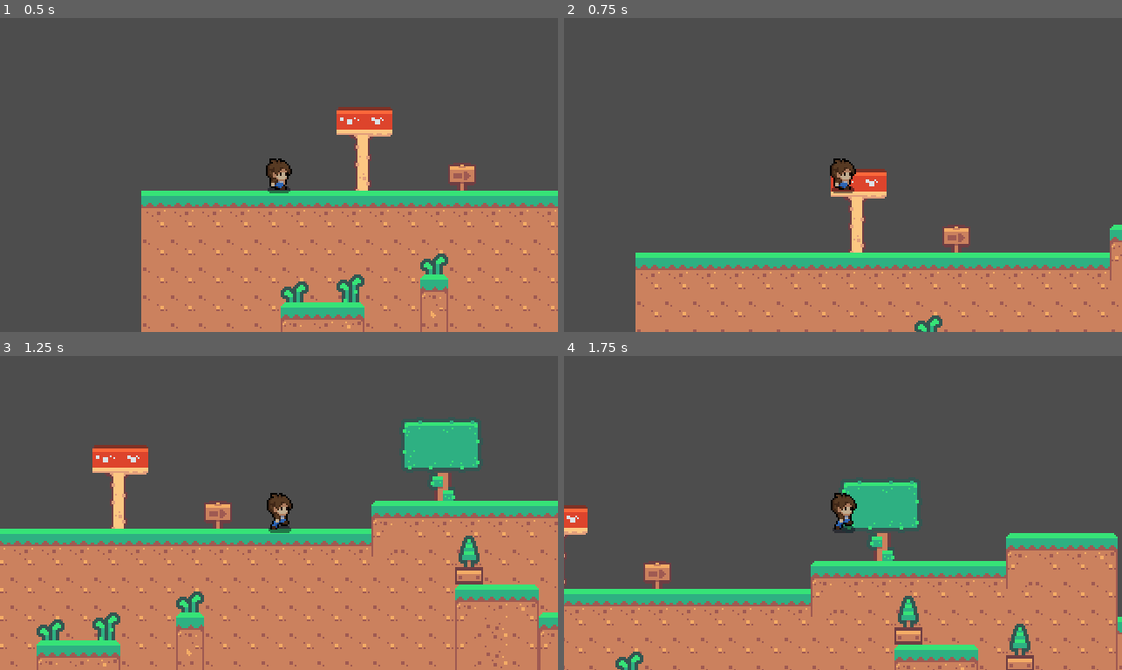
Above: before the commit, frames 1-4 (two rows, left to right).
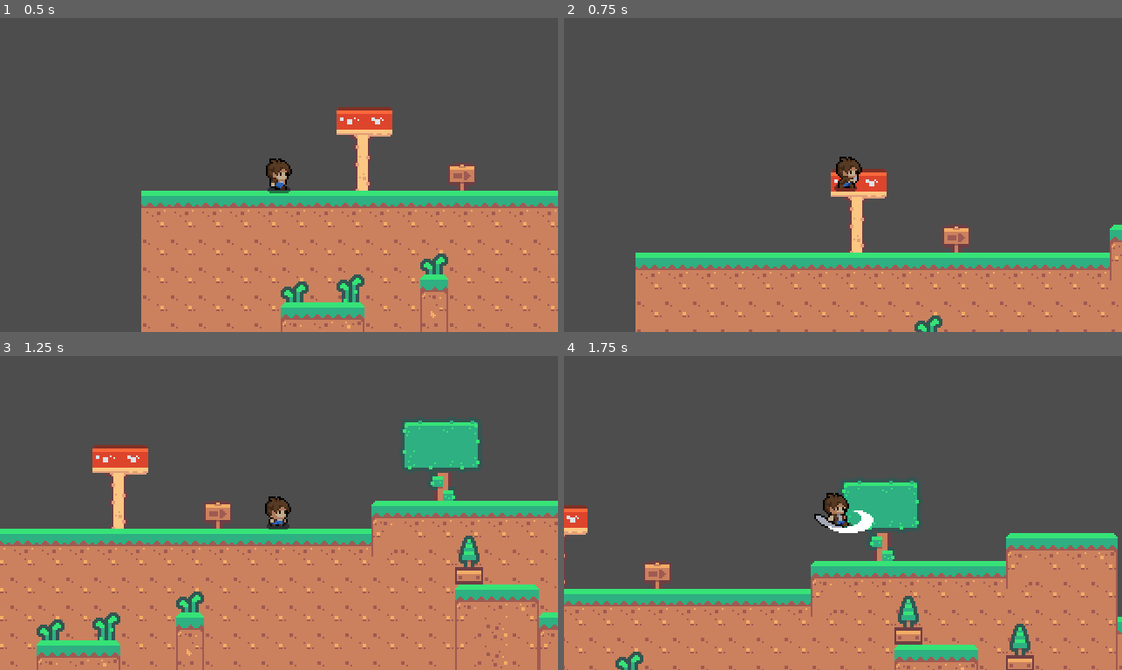
Above: after the commit, the same moments.

Repository: hoanprd/Godot_Lab6
Game: Godot game, scene res://Scene/Task/Task2.tscn
Two runs of this game, one before a commit and one after it. Both use one fixed random seed, a clock stepped at 60 frames per second and the inputs below. The project has no main scene, so this scene is started directly.
Inputs:
- Up to frame 1 (0.5 s): no input
- Up to frame 2 (0.75 s): tap Enter (ui_accept) at 0.5 s; hold Right (ui_right) from 0.53 s (still down); tap F (ui_attack, bound only after the commit) at 0.6 s
- Up to frame 3 (1.25 s): keep holding Right (ui_right); tap Enter (ui_accept) at 0.77 s
- Up to frame 4 (1.75 s): keep holding Right (ui_right); tap F (ui_attack, bound only after the commit) at 1.35 s; tap Enter (ui_accept) at 1.52 s

Frame 1 is identical in both runs. In frame 2, 0.4% of the frame differs, in the area x 47-54%, y 44-56%; in frame 3, 0.4%; in frame 4, 0.7%, in the area x 44-56%, y 43-57%.

Commit message:
Add attack collision

Diff:
--- a/lab6/Scene/Object/Player.tscn
+++ b/lab6/Scene/Object/Player.tscn
@@ -1,10 +1,14 @@
-[gd_scene load_steps=13 format=3 uid="uid://dp43hk6qcsmqj"]
+[gd_scene load_steps=14 format=3 uid="uid://dp43hk6qcsmqj"]
 
 [ext_resource type="Texture2D" uid="uid://bfaoknak8pa4w" path="res://Tileset/Player_Idle.png" id="1_a7n5m"]
 [ext_resource type="Script" path="res://Scripts/Player.gd" id="1_phlbn"]
 [ext_resource type="Texture2D" uid="uid://18r3mmtgnnav" path="res://Tileset/Player_Run.png" id="3_x3exl"]
 [ext_resource type="Texture2D" uid="uid://brfs322s4mmot" path="res://Tileset/Player_Attack.png" id="4_bgxwn"]
 [ext_resource type="Texture2D" uid="uid://d2njkch7u8i70" path="res://Tileset/Player_Die.png" id="5_7k71e"]
+
+[sub_resource type="CapsuleShape2D" id="CapsuleShape2D_ur3mg"]
+radius = 3.0
+height = 16.0
 
 [sub_resource type="RectangleShape2D" id="RectangleShape2D_hewcl"]
 size = Vector2(15, 12)
@@ -58,6 +62,182 @@
 "transitions": PackedFloat32Array(1),
 "update": 1,
 "values": [0]
+}
+tracks/4/type = "value"
+tracks/4/imported = false
+tracks/4/enabled = true
+tracks/4/path = NodePath("Sprite2D/AttackArea/CollisionShape2D:disabled")
+tracks/4/interp = 1
+tracks/4/loop_wrap = true
+tracks/4/keys = {
+"times": PackedFloat32Array(0),
+"transitions": PackedFloat32Array(1),
+"update": 1,
+"values": [true]
+}
+tracks/5/type = "value"
+tracks/5/imported = false
+tracks/5/enabled = true
+tracks/5/path = NodePath("Sprite2D/AttackArea/CollisionShape2D:position")
+tracks/5/interp = 1
+tracks/5/loop_wrap = true
+tracks/5/keys = {
+"times": PackedFloat32Array(0),
+"transitions": PackedFloat32Array(1),
+"update": 0,
+"values": [Vector2(5, 3)]
+}
+tracks/6/type = "value"
+tracks/6/imported = false
+tracks/6/enabled = true
+tracks/6/path = NodePath("Sprite2D/AttackArea/CollisionShape2D:scale")
+tracks/6/interp = 1
+tracks/6/loop_wrap = true
+tracks/6/keys = {
+"times": PackedFloat32Array(0),
+"transitions": PackedFloat32Array(1),
+"update": 0,
+"values": [Vector2(2, 2)]
+}
+
+[sub_resource type="Animation" id="Animation_ceej4"]
+resource_name = "attack"
+length = 0.7
+tracks/0/type = "value"
+tracks/0/imported = false
+tracks/0/enabled = true
+tracks/0/path = NodePath("Sprite2D:texture")
+tracks/0/interp = 1
+tracks/0/loop_wrap = true
+tracks/0/keys = {
+"times": PackedFloat32Array(0),
+"transitions": PackedFloat32Array(1),
+"update": 1,
+"values": [ExtResource("4_bgxwn")]
+}
+tracks/1/type = "value"
+tracks/1/imported = false
+tracks/1/enabled = true
+tracks/1/path = NodePath("Sprite2D:hframes")
+tracks/1/interp = 1
+tracks/1/loop_wrap = true
+tracks/1/keys = {
+"times": PackedFloat32Array(0),
+"transitions": PackedFloat32Array(1),
+"update": 1,
+"values": [4]
+}
+tracks/2/type = "value"
+tracks/2/imported = false
+tracks/2/enabled = true
+tracks/2/path = NodePath("Sprite2D:vframes")
+tracks/2/interp = 1
+tracks/2/loop_wrap = true
+tracks/2/keys = {
+"times": PackedFloat32Array(0),
+"transitions": PackedFloat32Array(1),
+"update": 1,
+"values": [1]
+}
+tracks/3/type = "value"
+tracks/3/imported = false
+tracks/3/enabled = true
+tracks/3/path = NodePath("Sprite2D:frame")
+tracks/3/interp = 1
+tracks/3/loop_wrap = true
+tracks/3/keys = {
+"times": PackedFloat32Array(0, 0.2, 0.4, 0.6),
+"transitions": PackedFloat32Array(1, 1, 1, 1),
+"update": 1,
+"values": [0, 1, 2, 3]
+}
+tracks/4/type = "value"
+tracks/4/imported = false
+tracks/4/enabled = true
+tracks/4/path = NodePath("Sprite2D/AttackArea/CollisionShape2D:disabled")
+tracks/4/interp = 1
+tracks/4/loop_wrap = true
+tracks/4/keys = {
+"times": PackedFloat32Array(0, 0.2, 0.4, 0.6),
+"transitions": PackedFloat32Array(1, 1, 1, 1),
+"update": 1,
+"values": [true, false, false, true]
+}
+tracks/5/type = "value"
+tracks/5/imported = false
+tracks/5/enabled = true
+tracks/5/path = NodePath("Sprite2D/AttackArea/CollisionShape2D:position")
+tracks/5/interp = 1
+tracks/5/loop_wrap = true
+tracks/5/keys = {
+"times": PackedFloat32Array(0, 0.2, 0.4, 0.6),
+"transitions": PackedFloat32Array(1, 1, 1, 1),
+"update": 0,
+"values": [Vector2(0, 2), Vector2(5, 5), Vector2(-4, 5), Vector2(0, 2)]
+}
+tracks/6/type = "value"
+tracks/6/imported = false
+tracks/6/enabled = true
+tracks/6/path = NodePath("Sprite2D/AttackArea/CollisionShape2D:scale")
+tracks/6/interp = 1
+tracks/6/loop_wrap = true
+tracks/6/keys = {
+"times": PackedFloat32Array(0.2, 0.4, 0.6),
+"transitions": PackedFloat32Array(1, 1, 1),
+"update": 0,
+"values": [Vector2(2, 3), Vector2(1, 1), Vector2(1, 1)]
+}
+
+[sub_resource type="Animation" id="Animation_7dl5a"]
+resource_name = "die"
+length = 0.5
+tracks/0/type = "value"
+tracks/0/imported = false
+tracks/0/enabled = true
+tracks/0/path = NodePath("Sprite2D:texture")
+tracks/0/interp = 1
+tracks/0/loop_wrap = true
+tracks/0/keys = {
+"times": PackedFloat32Array(0),
+"transitions": PackedFloat32Array(1),
+"update": 1,
+"values": [ExtResource("5_7k71e")]
+}
+tracks/1/type = "value"
+tracks/1/imported = false
+tracks/1/enabled = true
+tracks/1/path = NodePath("Sprite2D:hframes")
+tracks/1/interp = 1
+tracks/1/loop_wrap = true
+tracks/1/keys = {
+"times": PackedFloat32Array(0),
+"transitions": PackedFloat32Array(1),
+"update": 1,
+"values": [3]
+}
+tracks/2/type = "value"
+tracks/2/imported = false
+tracks/2/enabled = true
+tracks/2/path = NodePath("Sprite2D:vframes")
+tracks/2/interp = 1
+tracks/2/loop_wrap = true
+tracks/2/keys = {
+"times": PackedFloat32Array(0),
+"transitions": PackedFloat32Array(1),
+"update": 1,
+"values": [1]
+}
+tracks/3/type = "value"
+tracks/3/imported = false
+tracks/3/enabled = true
+tracks/3/path = NodePath("Sprite2D:frame")
+tracks/3/interp = 1
+tracks/3/loop_wrap = true
+tracks/3/keys = {
+"times": PackedFloat32Array(0, 0.166667, 0.333333),
+"transitions": PackedFloat32Array(1, 1, 1),
+"update": 1,
+"values": [0, 1, 2]
 }
 
 [sub_resource type="Animation" id="Animation_42r2p"]
@@ -110,6 +290,30 @@
 "transitions": PackedFloat32Array(1, 1),
 "update": 1,
 "values": [0, 1]
+}
+tracks/4/type = "value"
+tracks/4/imported = false
+tracks/4/enabled = true
+tracks/4/path = NodePath("Sprite2D/AttackArea/CollisionShape2D:disabled")
+tracks/4/interp = 1
+tracks/4/loop_wrap = true
+tracks/4/keys = {
+"times": PackedFloat32Array(0, 1),
+"transitions": PackedFloat32Array(1, 1),
+"update": 1,
+"values": [true, true]
+}
+tracks/5/type = "value"
+tracks/5/imported = false
+tracks/5/enabled = true
+tracks/5/path = NodePath("Sprite2D/AttackArea/CollisionShape2D:position")
+tracks/5/interp = 1
+tracks/5/loop_wrap = true
+tracks/5/keys = {
+"times": PackedFloat32Array(0, 1),
+"transitions": PackedFloat32Array(1, 1),
+"update": 0,
+"values": [Vector2(0, 3), Vector2(0, 3)]
 }
 
 [sub_resource type="Animation" id="Animation_iy6ff"]
@@ -164,110 +368,29 @@
 "update": 1,
 "values": [0, 0, 1, 2, 3, 4]
 }
-
-[sub_resource type="Animation" id="Animation_ceej4"]
-resource_name = "attack"
-length = 0.7
-loop_mode = 1
-tracks/0/type = "value"
-tracks/0/imported = false
-tracks/0/enabled = true
-tracks/0/path = NodePath("Sprite2D:texture")
-tracks/0/interp = 1
-tracks/0/loop_wrap = true
-tracks/0/keys = {
-"times": PackedFloat32Array(0),
-"transitions": PackedFloat32Array(1),
-"update": 1,
-"values": [ExtResource("4_bgxwn")]
-}
-tracks/1/type = "value"
-tracks/1/imported = false
-tracks/1/enabled = true
-tracks/1/path = NodePath("Sprite2D:hframes")
-tracks/1/interp = 1
-tracks/1/loop_wrap = true
-tracks/1/keys = {
-"times": PackedFloat32Array(0),
-"transitions": PackedFloat32Array(1),
-"update": 1,
-"values": [4]
-}
-tracks/2/type = "value"
-tracks/2/imported = false
-tracks/2/enabled = true
-tracks/2/path = NodePath("Sprite2D:vframes")
-tracks/2/interp = 1
-tracks/2/loop_wrap = true
-tracks/2/keys = {
-"times": PackedFloat32Array(0),
-"transitions": PackedFloat32Array(1),
-"update": 1,
-"values": [1]
-}
-tracks/3/type = "value"
-tracks/3/imported = false
-tracks/3/enabled = true
-tracks/3/path = NodePath("Sprite2D:frame")
-tracks/3/interp = 1
-tracks/3/loop_wrap = true
-tracks/3/keys = {
-"times": PackedFloat32Array(0, 0.2, 0.4, 0.6),
-"transitions": PackedFloat32Array(1, 1, 1, 1),
-"update": 1,
-"values": [0, 1, 2, 3]
-}
-
-[sub_resource type="Animation" id="Animation_7dl5a"]
-resource_name = "die"
-length = 0.5
-tracks/0/type = "value"
-tracks/0/imported = false
-tracks/0/enabled = true
-tracks/0/path = NodePath("Sprite2D:texture")
-tracks/0/interp = 1
-tracks/0/loop_wrap = true
-tracks/0/keys = {
-"times": PackedFloat32Array(0),
-"transitions": PackedFloat32Array(1),
-"update": 1,
-"values": [ExtResource("5_7k71e")]
-}
-tracks/1/type = "value"
-tracks/1/imported = false
-tracks/1/enabled = true
-tracks/1/path = NodePath("Sprite2D:hframes")
-tracks/1/interp = 1
-tracks/1/loop_wrap = true
-tracks/1/keys = {
-"times": PackedFloat32Array(0),
-"transitions": PackedFloat32Array(1),
-"update": 1,
-"values": [3]
-}
-tracks/2/type = "value"
-tracks/2/imported = false
-tracks/2/enabled = true
-tracks/2/path = NodePath("Sprite2D:vframes")
-tracks/2/interp = 1
-tracks/2/loop_wrap = true
-tracks/2/keys = {
-"times": PackedFloat32Array(0),
-"transitions": PackedFloat32Array(1),
-"update": 1,
-"values": [1]
-}
-tracks/3/type = "value"
-tracks/3/imported = false
-tracks/3/enabled = true
-tracks/3/path = NodePath("Sprite2D:frame")
-tracks/3/interp = 1
-tracks/3/loop_wrap = true
-tracks/3/keys = {
-"times": PackedFloat32Array(0, 0.166667, 0.333333),
-"transitions": PackedFloat32Array(1, 1, 1),
-"update": 1,
-"values": [0, 1, 2]
+tracks/4/type = "value"
+tracks/4/imported = false
+tracks/4/enabled = true
+tracks/4/path = NodePath("Sprite2D/AttackArea/CollisionShape2D:disabled")
+tracks/4/interp = 1
+tracks/4/loop_wrap = true
+tracks/4/keys = {
+"times": PackedFloat32Array(0, 0.6),
+"transitions": PackedFloat32Array(1, 1),
+"update": 1,
+"values": [true, true]
+}
+tracks/5/type = "value"
+tracks/5/imported = false
+tracks/5/enabled = true
+tracks/5/path = NodePath("Sprite2D/AttackArea/CollisionShape2D:position")
+tracks/5/interp = 1
+tracks/5/loop_wrap = true
+tracks/5/keys = {
+"times": PackedFloat32Array(0, 0.6),
+"transitions": PackedFloat32Array(1, 1),
+"update": 0,
+"values": [Vector2(0, 3), Vector2(0, 3)]
 }
 
 [sub_resource type="AnimationLibrary" id="AnimationLibrary_8jbdn"]
@@ -287,7 +410,17 @@
 texture = ExtResource("1_a7n5m")
 hframes = 2
 
+[node name="AttackArea" type="Area2D" parent="Sprite2D"]
+
+[node name="CollisionShape2D" type="CollisionShape2D" parent="Sprite2D/AttackArea"]
+position = Vector2(5, 3)
+rotation = 1.5708
+scale = Vector2(2, 2)
+shape = SubResource("CapsuleShape2D_ur3mg")
+disabled = true
+
 [node name="CollisionShape2D" type="CollisionShape2D" parent="."]
+visible = false
 position = Vector2(0.5, 3)
 shape = SubResource("RectangleShape2D_hewcl")
 
@@ -298,3 +431,8 @@
 "": SubResource("AnimationLibrary_8jbdn")
 }
 autoplay = "idle"
+
+[node name="DelayAttackTimer" type="Timer" parent="."]
+wait_time = 0.7
+
+[connection signal="timeout" from="DelayAttackTimer" to="." method="_on_delay_attack_timer_timeout"]
--- a/lab6/Scripts/Global.gd
+++ b/lab6/Scripts/Global.gd
@@ -1,6 +1,6 @@
 extends Node
 
 var health = 100
-var points = 0
+var gold = 0
 var stopGame = false
 var getHurt = false
--- a/lab6/Scripts/Player.gd
+++ b/lab6/Scripts/Player.gd
@@ -10,6 +10,9 @@
 
 # Variable to handle vertical velocity
 var vertical_velocity = 0.0  # Vertical speed (gravity, jumping, falling)
+var attackAction = false
+var delayAction = false
+var delayAttackTimer: Timer
 
 # Reference to UI labels
 var health_label: Label
@@ -23,6 +26,7 @@
 	points_label = get_node("../CanvasLayer/UI/PointsLabel")
 	winLose_panel = get_node("../CanvasLayer/UI/WinLosePanel")
 	winLose_label = get_node("../CanvasLayer/UI/WinLosePanel/WinLoseLabel")
+	delayAttackTimer = get_node("DelayAttackTimer")
 
 func _process(delta):
 	if (Global.stopGame == true && Global.health > 0):
@@ -46,13 +50,21 @@
 	if Input.is_action_pressed("ui_left"):
 		direction.x -= 1
 
+	if Input.is_action_just_pressed("ui_attack"):
+		attackAction = true
+
 	# Set the horizontal movement velocity
 	velocity.x = direction.x * SPEED
 
 	if direction.x != 0:
 		switch_direction(direction.x)
 
-	update_animations(direction.x)
+	if attackAction == false && delayAction == false:
+		update_animations(direction.x)
+	elif attackAction == true && delayAction == false:
+		ap.play("attack")
+		delayAction = true
+		delayAttackTimer.start()
 
 func switch_direction(horizontal_direction):
 	sprite.flip_h = (horizontal_direction == -1)
@@ -82,3 +94,8 @@
 
 	# Move the player using the velocity vector
 	move_and_slide()  # Call this without parameters
+
+
+func _on_delay_attack_timer_timeout() -> void:
+	attackAction = false
+	delayAction = false
--- a/lab6/project.godot
+++ b/lab6/project.godot
@@ -26,6 +26,14 @@
 window/size/window_height_override=720
 window/stretch/mode="canvas_items"
 
+[input]
+
+ui_attack={
+"deadzone": 0.5,
+"events": [null, Object(InputEventKey,"resource_local_to_scene":false,"resource_name":"","device":0,"window_id":0,"alt_pressed":false,"shift_pressed":false,"ctrl_pressed":false,"meta_pressed":false,"pressed":false,"keycode":0,"physical_keycode":70,"key_label":0,"unicode":0,"location":0,"echo":false,"script":null)
+]
+}
+
 [rendering]
 
 textures/canvas_textures/default_texture_filter=0
